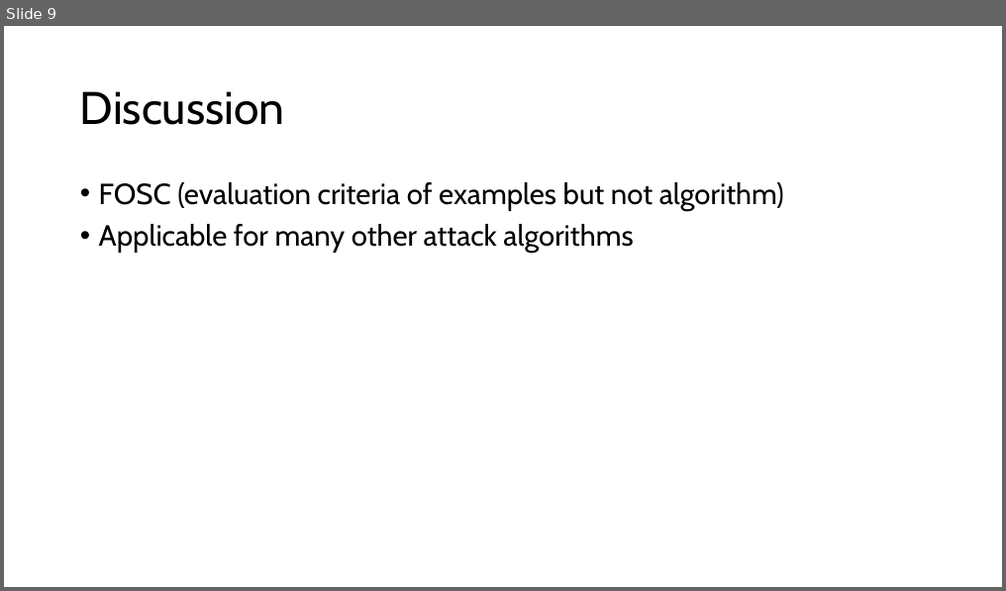
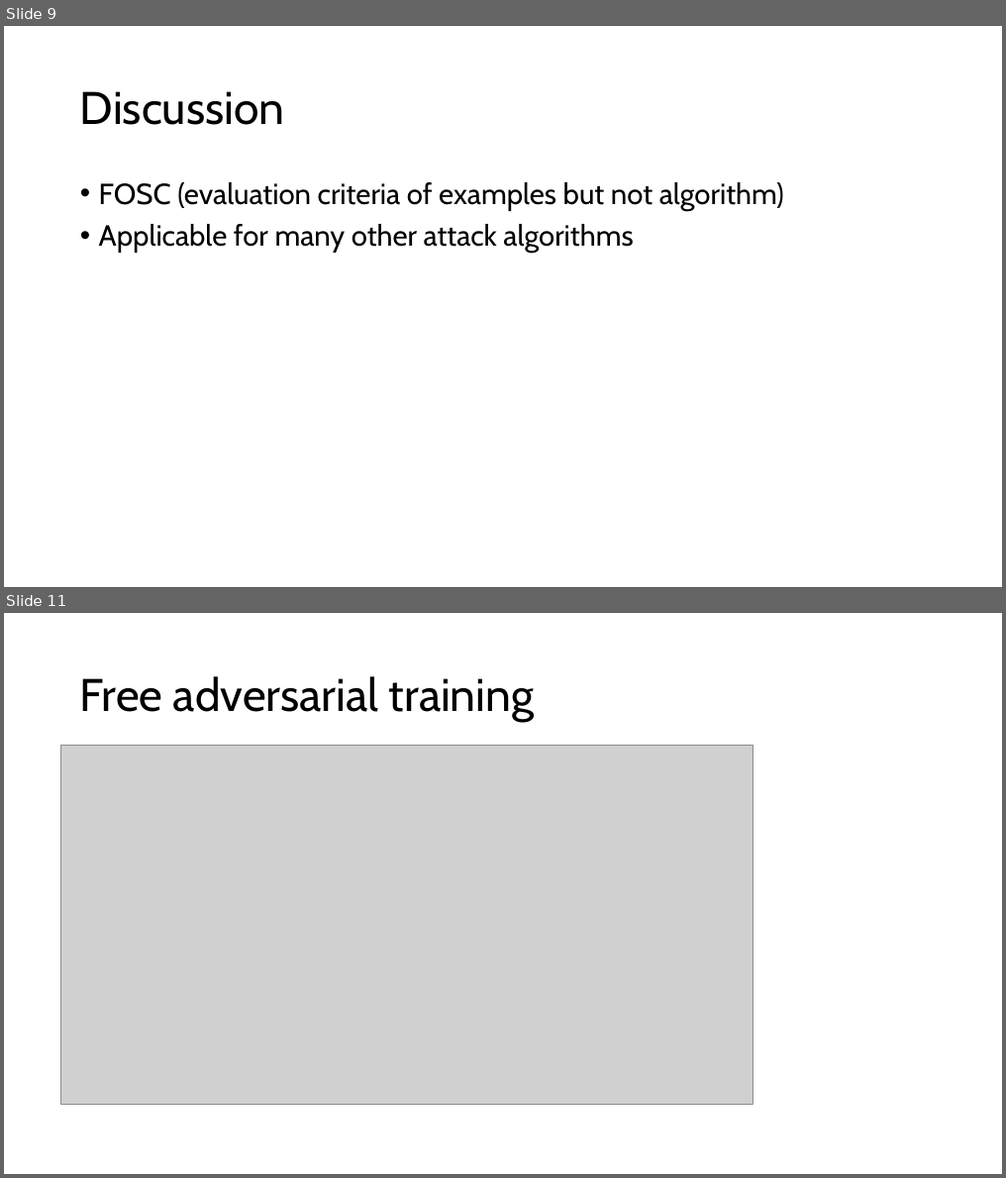
Before and after one commit to Ivan087/PG_Ad_train, a slide deck: meeting/6.6.pptx. Shown one above the other, each under a label of ours: slide 9 before the commit, slides 9 and 11 after it; the slides between them are not shown. The pictures are 1006x591 and 1006x1178 pixels, drawn with LibreOffice and Linux fonts; fonts in the diff are those of the drawing; grey boxes stand for pictures. Boxes give left, top, right and bottom in pixels: in the first picture for what was removed or moved away, otherwise in the second. Text is boxed around its words. In the diff, an @@ line names an element or a change of style, - is before the commit and + after.

```diff
--- a/meeting/6.6.pptx
+++ b/meeting/6.6.pptx
@@ slide 11 added at <box>4,613,1002,1174</box>, background #FFFFFF @@
@@ title added at <box>80,676,534,722</box>, 44 pt, text #000000 @@
+Free adversarial training
@@ picture added at <box>60,746,753,1105</box> @@
```
Also in this commit, not shown: 3 other slides added, 1 other file.
